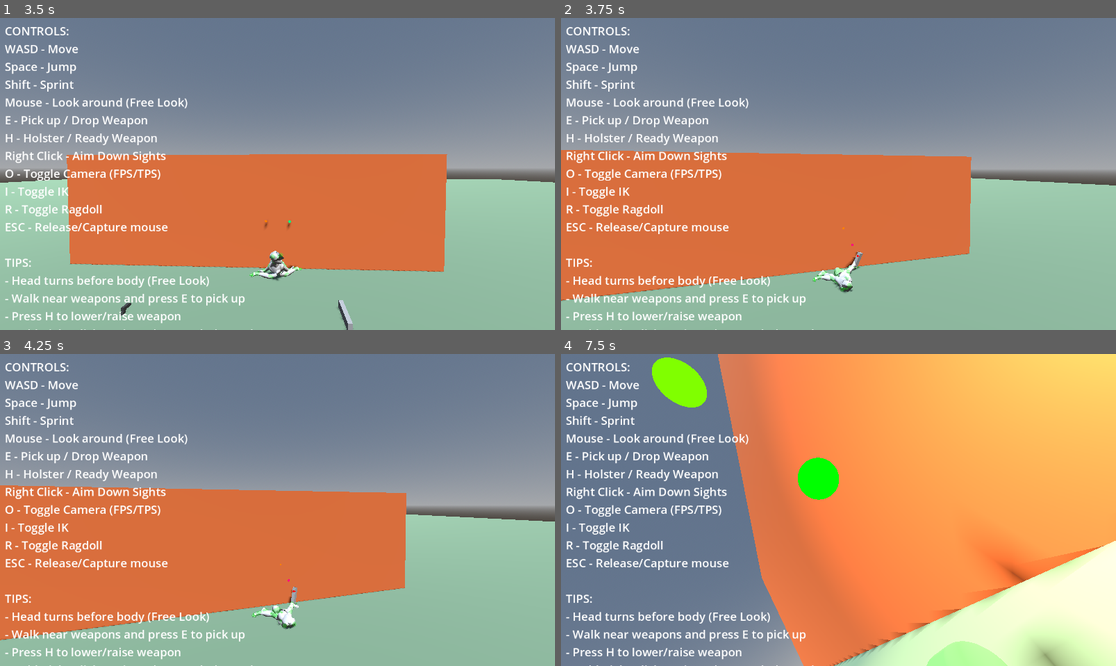
Above: before the commit, frames 1-4 (two rows, left to right).
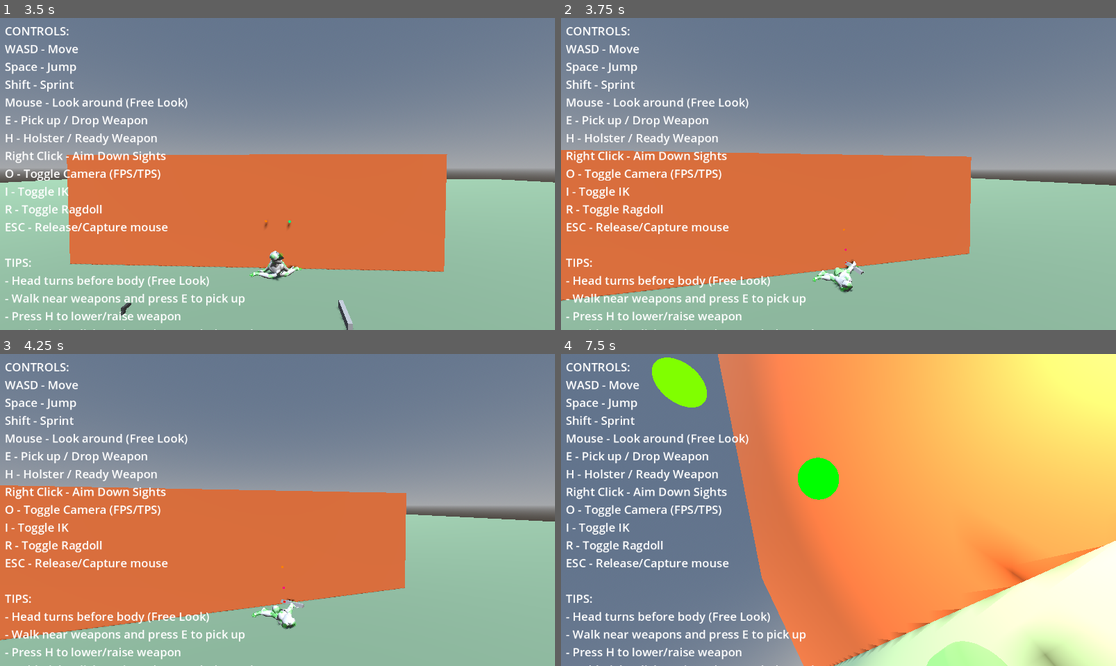
Above: after the commit, the same moments.

Repository: lmf-git/fpsikanimragdoll
Game: Godot game, scene res://world.tscn
Same seed, same stepped clock (60 frames per second), same inputs: the game is played once before the commit and once after it.
Inputs (mouse positions are in pixels of both pictures, inside the frame that each line leads up to):
- Up to frame 1 (3.5 s): tap Enter at 0.5 s; move the mouse to (305, 174) at 0.52 s; hold Shift (sprint) 0.53-1.28 s; hold W (move_forward) from 0.53 s (still down); click (305, 174) at 0.67 s; tap Space (jump) at 0.77, 1.52, 3.02 s; move the mouse to (249, 174) at 1.27 s; tap O (toggle_camera) at 1.35 s; move the mouse to (288, 167) at 2.02 s; hold I (toggle_ik) 2.03-2.78 s; move the mouse to (271, 180) at 2.77 s; tap R (toggle_ragdoll) at 2.85 s; click (271, 180) at 2.92 s
- Up to frame 2 (3.75 s): keep holding W (move_forward); move the mouse to (877, 177) at 3.52 s; tap E at 3.6 s
- Up to frame 3 (4.25 s): keep holding W (move_forward); tap Space (jump) at 3.77 s
- Up to frame 4 (7.5 s): move the mouse to (794, 506) at 4.27 s; tap Ctrl at 4.35 s; tap Space (jump) at 4.52, 6.02, 6.77 s; move the mouse to (844, 510) at 5.02 s; tap H at 5.1 s; click (844, 510) at 5.17 s; move the mouse to (816, 503) at 5.77 s; release W (move_forward) at 5.78 s; hold D (move_right) 5.78-6.53 s; tap Shift (sprint) at 5.85 s; move the mouse to (866, 510) at 6.52 s; hold O (toggle_camera) 6.53-7.28 s; hold W (move_forward) from 6.53 s (still down); move the mouse to (810, 510) at 7.27 s; tap I (toggle_ik) at 7.35 s; click (810, 510) at 7.42 s

Frame 1 is identical in both runs. In frame 2, less than 0.1% of the frame differs, in the area x 50-55%, y 67-83%; in frame 3, 0.1%; in frame 4, 9.9%, in the area x 75-100%, y 0-74%.
Error after the commit: Invalid operands 'Basis' and 'Nil' in operator 'unary-'. (res://character_controller.gd:2197)

Commit message:
Add weapon rotation offset to make gun point forward
- Weapon now rotates -90° around Y axis in local space
- Counter-rotates relative to hand bone's pistol grip orientation
- Makes weapon barrel point forward when hand is properly gripping
- Also applies rotation to grip position offset calculation

Hand orientation is correct for pistol grip, weapon now points forward

Diff:
--- a/character_controller.gd
+++ b/character_controller.gd
@@ -2177,21 +2177,24 @@
 				left_wrist_target.global_position = left_wrist_rest
 
 func _update_weapon_to_hand():
-	"""Set weapon local position for grip alignment - rotation follows hand bone naturally"""
+	"""Set weapon local position and rotation for proper grip alignment"""
 	if not equipped_weapon:
 		return
 
 	# The weapon is parented to hand bone via BoneAttachment3D
-	# It naturally follows the hand bone's rotation from IK
-	# We only need to set the local position so grip aligns with hand bone origin
+	# We need to rotate it so it points forward when hand is in pistol grip pose
 	if equipped_weapon.main_grip:
+		# Rotate weapon so barrel points forward when hand is in grip orientation
+		# Hand is rotated for pistol grip, so weapon needs counter-rotation
+		# Rotate -90° around local Y axis to make weapon point forward
+		var weapon_rotation = Basis()
+		weapon_rotation = weapon_rotation.rotated(Vector3.UP, deg_to_rad(-90))
+
 		# Set local position so grip aligns with hand bone origin
-		# Weapon's natural rotation from hand bone is preserved
 		var grip_local_pos = equipped_weapon.main_grip.position
 
-		# No rotation override - weapon follows hand bone rotation from IK
-		# Just offset position so grip point is at hand origin
-		equipped_weapon.transform.origin = -grip_local_pos
+		equipped_weapon.transform.basis = weapon_rotation
+		equipped_weapon.transform.origin = -weapon_rotation * grip_local_pos
 
 func _process(_delta):
 	# WEAPON UPDATE ORDER - CRITICAL for proper IK-based positioning:
